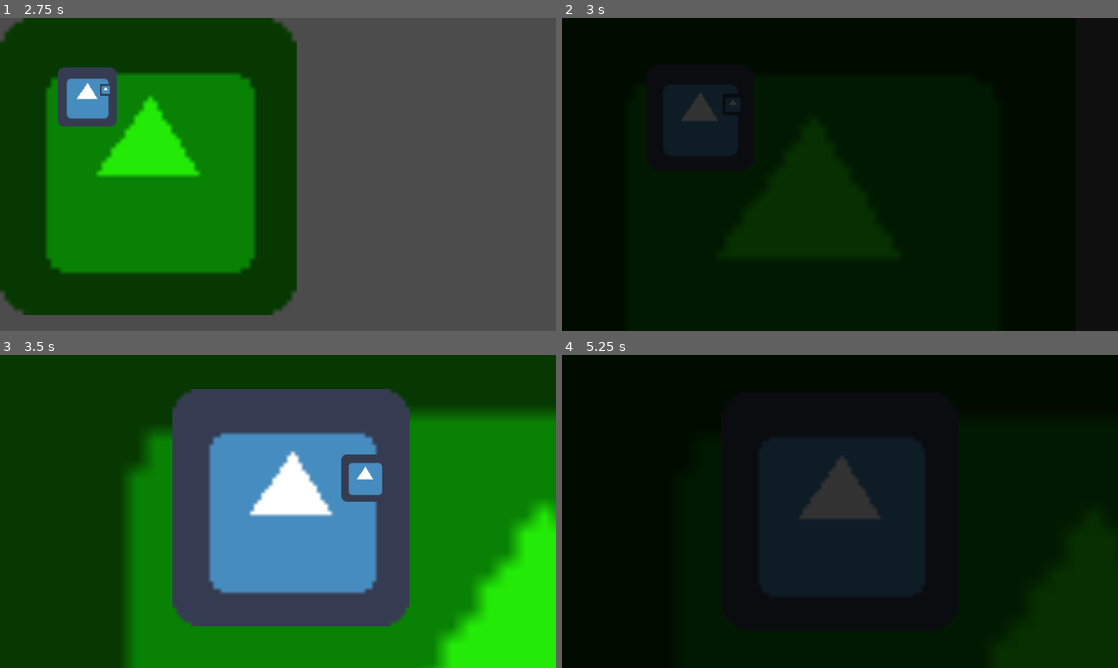
Above: before the commit, frames 1-4 (two rows, left to right).
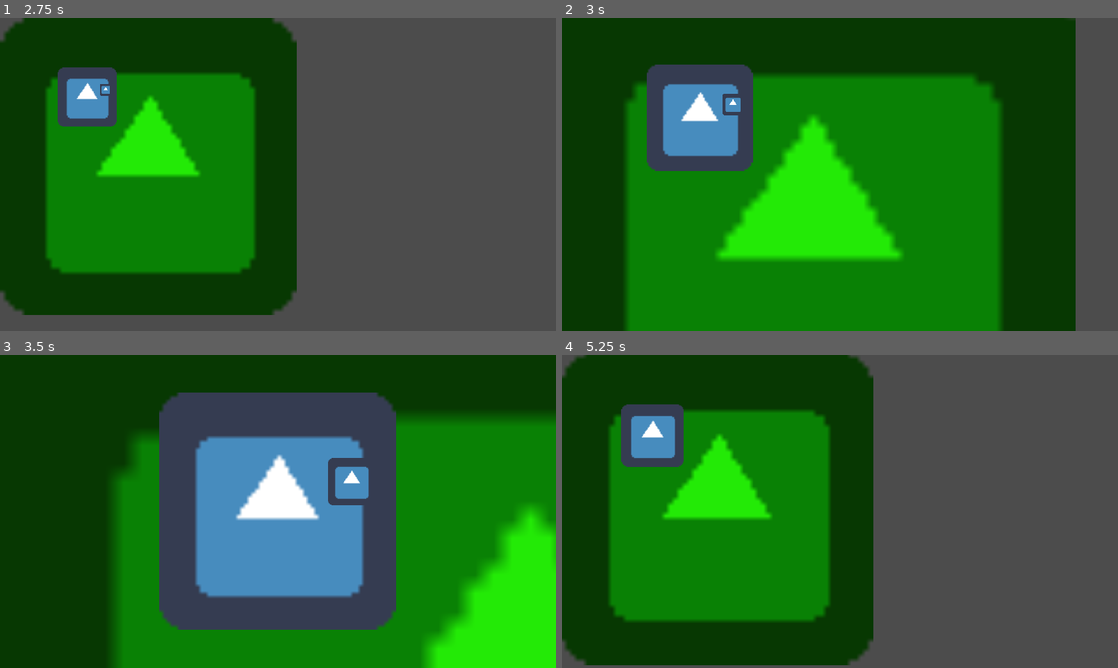
Above: after the commit, the same moments.

Repository: bemain/game-jam-2022w8
Game: Godot game, scene res://World.tscn
The game is run twice, just before and just after one commit, with the same random seed, the same clock (stepped at 60 frames per second) and the same inputs. The engine's default icon, where the game draws it, is replaced by a stand-in: a white triangle on a blue panel in a dark square.
Inputs (mouse positions are in pixels of both pictures, inside the frame that each line leads up to):
- Up to frame 1 (2.75 s): move the mouse to (133, 121) at 0.52 s; hold Right (ui_right) 0.53-1.28 s; click (133, 121) at 0.67 s; move the mouse to (166, 190) at 1.27 s; hold Down (ui_down) 1.28-2.03 s; tap Enter at 2 s; move the mouse to (333, 105) at 2.02 s; hold Right (ui_right) from 2.03 s (still down)
- Up to frame 2 (3 s): move the mouse to (650, 96) at 2.77 s; release Right (ui_right) at 2.78 s; hold Up (ui_up) from 2.78 s (still down); click (650, 96) at 2.92 s
- Up to frame 3 (3.5 s): keep holding Up (ui_up)
- Up to frame 4 (5.25 s): move the mouse to (928, 477) at 3.52 s; release Up (ui_up) at 3.53 s; hold Left (ui_left) 3.53-5.03 s; click (928, 477) at 3.67 s; tap Space at 4.25 s; move the mouse to (673, 464) at 4.27 s; tap Enter at 5 s; move the mouse to (867, 511) at 5.02 s; hold Down (ui_down) from 5.03 s (still down); click (867, 511) at 5.17 s

Frame 1 is identical in both runs. In frame 2, 100% of the frame differs, in the area x 0-100%, y 0-100%; in frame 3, 15%; in frame 4, 100%.

Commit message:
Update Camera to only display walls

Diff:
--- a/Camera.gd
+++ b/Camera.gd
@@ -1,41 +1,26 @@
 extends Camera2D
 
-enum {WALL, CEILING}
 
 export(float) var focus_speed = 0.2
 
 var selected_wall: int = 0 setget set_selected_wall
-var selected_type = WALL setget set_selected_type
 
 onready var animation_player = get_tree().root.get_node("World/AnimationPlayer")
+var _target_pos
 
-var _target_pos
 
 func set_selected_wall(value):
 	selected_wall = fposmod(value, 4)
 	animation_player.play("Fade")
 
-func set_selected_type(value):
-	selected_type = value
-	animation_player.play("Fade")
-
-
 func _input(event):
-	match selected_type:
-		WALL:
-			if not Gamestate.focused_object:
-				if event.is_action_pressed("ui_right"):
-					self.selected_wall += 1
-				if event.is_action_pressed("ui_left"):
-					self.selected_wall -= 1
-				if event.is_action_pressed("ui_up"):
-					self.selected_type = CEILING
-			if event.is_action_pressed("ui_down"):
-				Gamestate.focused_object = null
-
-		CEILING:
-			if event.is_action_pressed("ui_down"):
-				self.selected_type = WALL
+	if not Gamestate.focused_object:  # Block movement if focused
+		if event.is_action_pressed("ui_right"):
+			self.selected_wall += 1
+		if event.is_action_pressed("ui_left"):
+			self.selected_wall -= 1
+	if event.is_action_pressed("ui_down"):
+		Gamestate.focused_object = null
 
 
 func _process(delta):
@@ -51,8 +36,4 @@
 
 
 func on_wall_changed():
-	match selected_type:
-		WALL:
-			position = Vector2(selected_wall * Constants.wallsize.x, 0) + Constants.wallsize / 2
-		CEILING:
-			position = Vector2(0, Constants.wallsize.y) + Constants.wallsize / 2
+	position = Vector2(selected_wall * Constants.wallsize.x, 0) + Constants.wallsize / 2  # Update position
